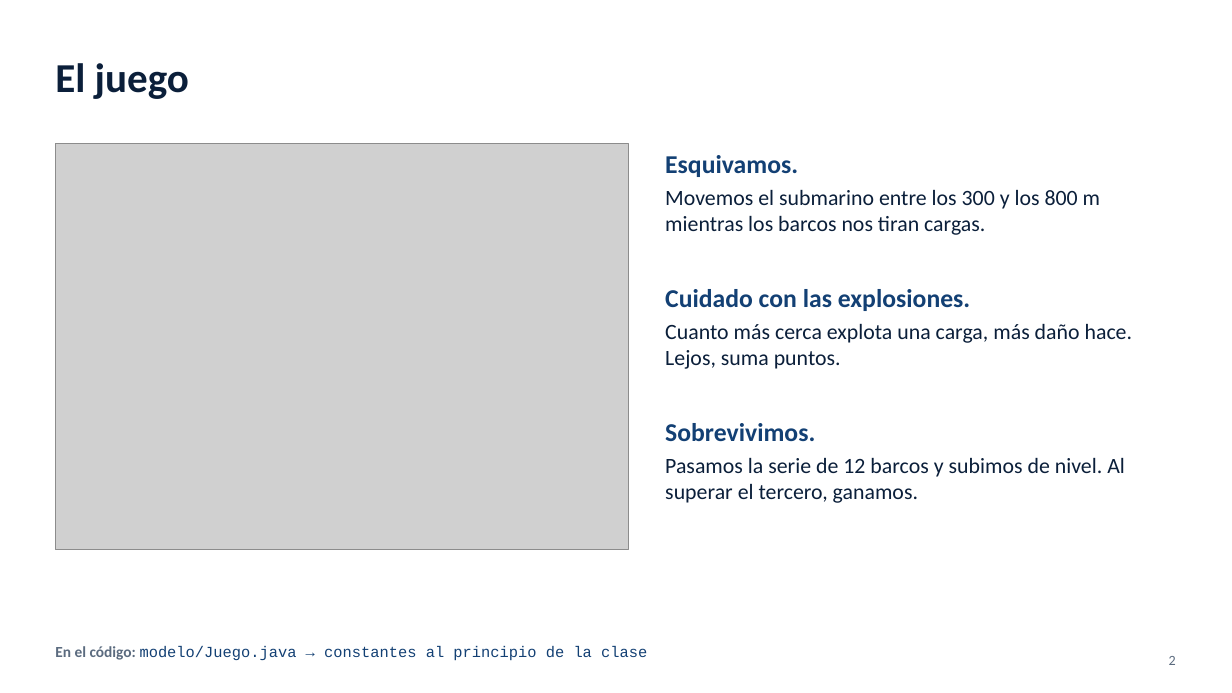
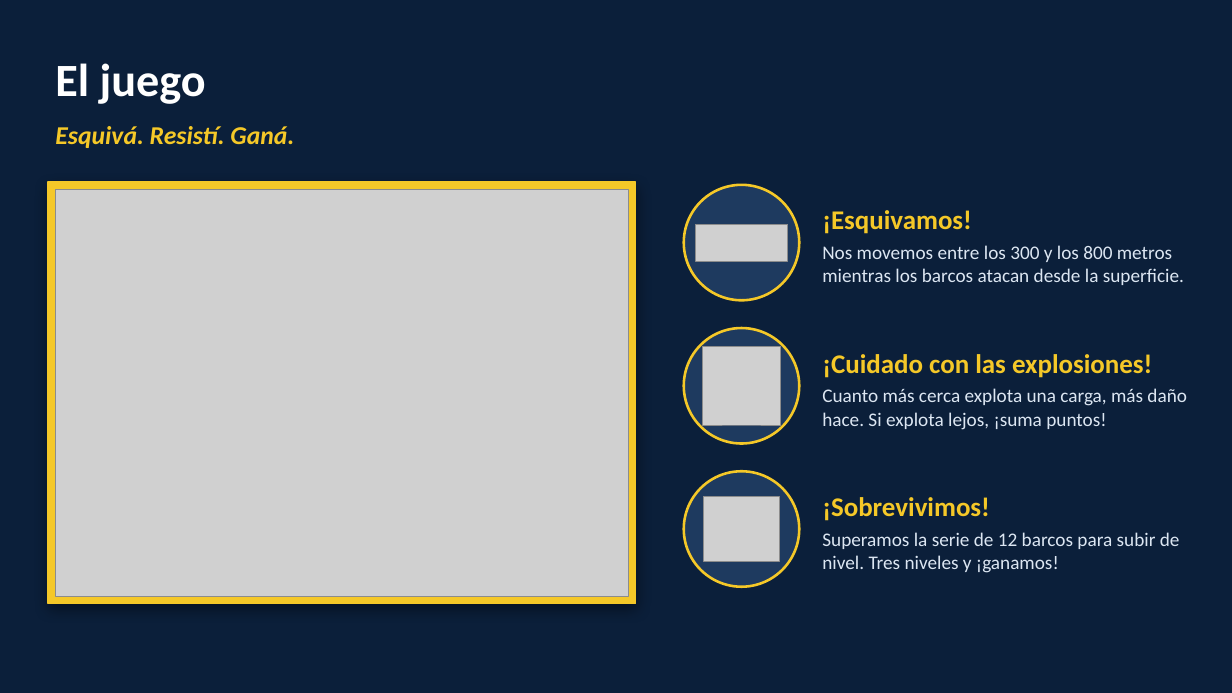
Before and after one commit to dypenaloza/TPO_Submarine_Attack, a slide deck: slide 2 of docs/Presentacion_Submarine_Attack.pptx. Drawn at 1232x693 pixels with LibreOffice and Linux fonts; fonts in the diff are those of the drawing; grey boxes stand for pictures; background and template pictures are left out. Boxes give left, top, right and bottom in pixels: in the first picture for what was removed or moved away, otherwise in the second. Text is boxed around its words. In the diff, an @@ line names an element or a change of style, - is before the commit and + after.

```diff
--- a/docs/Presentacion_Submarine_Attack.pptx
+++ b/docs/Presentacion_Submarine_Attack.pptx
@@ background #FFFFFF to picture (left out) @@
@@ rectangle added at [0, 0, 1232, 693], fill #0B1F3A at 94% opacity @@
@@ text "El juego" at [55, 63, 206, 104]: size 32 to 36 pt, text colour #0B1F3A to #FFFFFF @@
@@ text added at [55, 126, 294, 148], 20 pt, text #F5C828, bold, italic @@
+Esquivá. Resistí. Ganá.
@@ rectangle added at [48, 182, 636, 604], fill #F5C828, outline #F5C828 1 pt @@
@@ picture: place and size @@
-picture at [55, 143, 628, 550]
+picture at [55, 189, 628, 596]
@@ ellipse added at [684, 185, 799, 300], fill #1E3A5F, outline #F5C828 2 pt @@
@@ picture added at [696, 224, 788, 261] @@
@@ text at [822, 210, 1184, 285]: text changed; size 17 to 15 pt; text colour #0B1F3A to #DCE6F2 @@
-Esquivamos.
-Movemos el submarino entre los 300 y los 800 m mientras los barcos nos tiran cargas.
+¡Esquivamos!
+Nos movemos entre los 300 y los 800 metros mientras los barcos atacan desde la superficie.
@@ ellipse added at [684, 328, 799, 444], fill #1E3A5F, outline #F5C828 2 pt @@
@@ picture added at [702, 347, 781, 425] @@
@@ text at [822, 354, 1187, 430]: text changed; size 17 to 15 pt; text colour #0B1F3A to #DCE6F2 @@
-Cuidado con las explosiones.
-Cuanto más cerca explota una carga, más daño hace. Lejos, suma puntos.
+¡Cuidado con las explosiones!
+Cuanto más cerca explota una carga, más daño hace. Si explota lejos, ¡suma puntos!
@@ ellipse added at [684, 471, 799, 587], fill #1E3A5F, outline #F5C828 2 pt @@
@@ vertical alignment top to middle in 3 elements at [822, 354, 1187, 430], [822, 210, 1184, 285], [822, 497, 1180, 573] @@
@@ picture added at [704, 497, 780, 562] @@
@@ text at [822, 497, 1180, 573]: text changed; size 17 to 15 pt; text colour #0B1F3A to #DCE6F2 @@
-Sobrevivimos.
-Pasamos la serie de 12 barcos y subimos de nivel. Al superar el tercero, ganamos.
+¡Sobrevivimos!
+Superamos la serie de 12 barcos para subir de nivel. Tres niveles y ¡ganamos!
@@ text removed at [55, 646, 647, 661] @@
-En el código: modelo/Juego.java → constantes al principio de la clase
@@ page number removed at [1169, 656, 1176, 665] @@
-2
```
Also in this commit, not shown: 7 other slides changed, 3 slides added, 3 slides removed, 1 other file.
